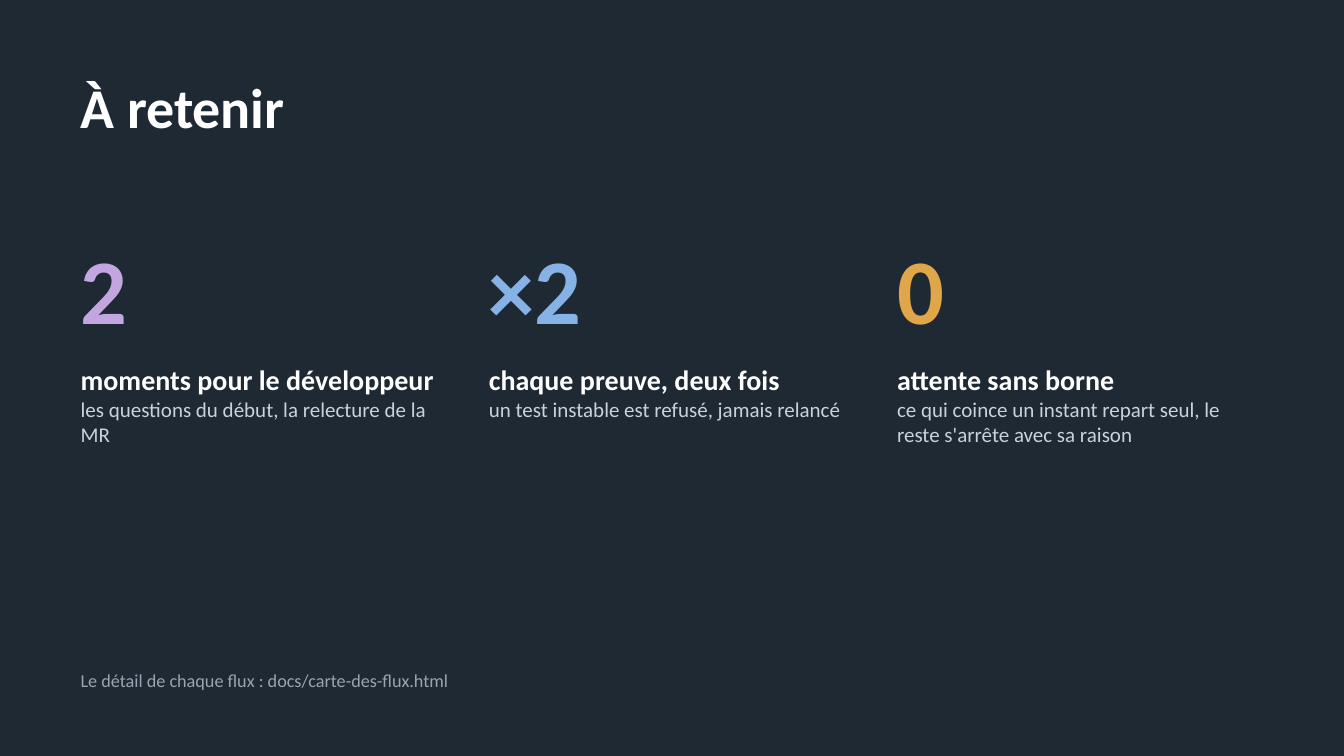
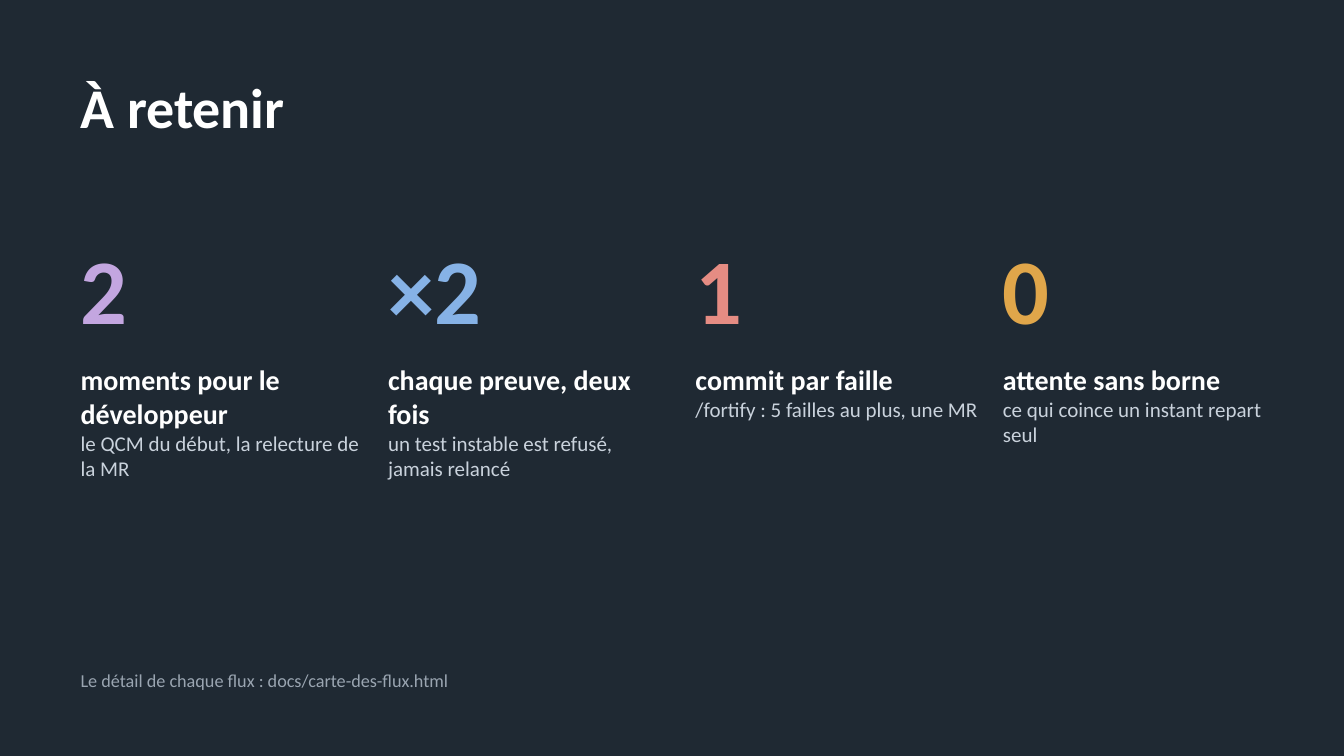
Before and after one commit to RabieDerouiche/OpenRDCode, a slide deck: slide 17 of opencode-v2/docs/presentation-flux.pptx (slide 12 before the commit). Drawn at 1344x756 pixels with LibreOffice and Linux fonts; fonts in the diff are those of the drawing. Boxes give left, top, right and bottom in pixels: in the first picture for what was removed or moved away, otherwise in the second. Text is boxed around its words. In the diff, an @@ line names an element or a change of style, - is before the commit and + after.

```diff
--- a/opencode-v2/docs/presentation-flux.pptx
+++ b/opencode-v2/docs/presentation-flux.pptx
@@ text "×2": place and size @@
-text "×2" at (489,263,582,324)
+text "×2" at (388,263,481,324)
@@ text "0": place and size @@
-text "0" at (897,263,944,325)
+text "0" at (1003,263,1050,325)
@@ text added at (695,264,742,324), 66 pt, text #E58C83, bold @@
+1
@@ text "chaque preuve, deux fois" rewrapped from (489,370,840,421) to (388,370,631,480) @@
@@ text added at (695,370,977,421), 15 pt, text #C9D2DC @@
+commit par faille
+/fortify : 5 failles au plus, une MR
@@ text "attente sans borne": place and size @@
-text "attente sans borne" at (897,370,1219,442)
+text "attente sans borne" at (1003,370,1261,442)
@@ text at (1003,402,1261,442): text changed @@
-ce qui coince un instant repart seul, le reste s'arrête avec sa raison
+ce qui coince un instant repart seul
@@ text at (81,436,358,476): text changed @@
-les questions du début, la relecture de la MR
+le QCM du début, la relecture de la MR
```
Also in this commit, not shown: 10 other slides changed, 6 slides added, 1 slide removed, 23 other files.
